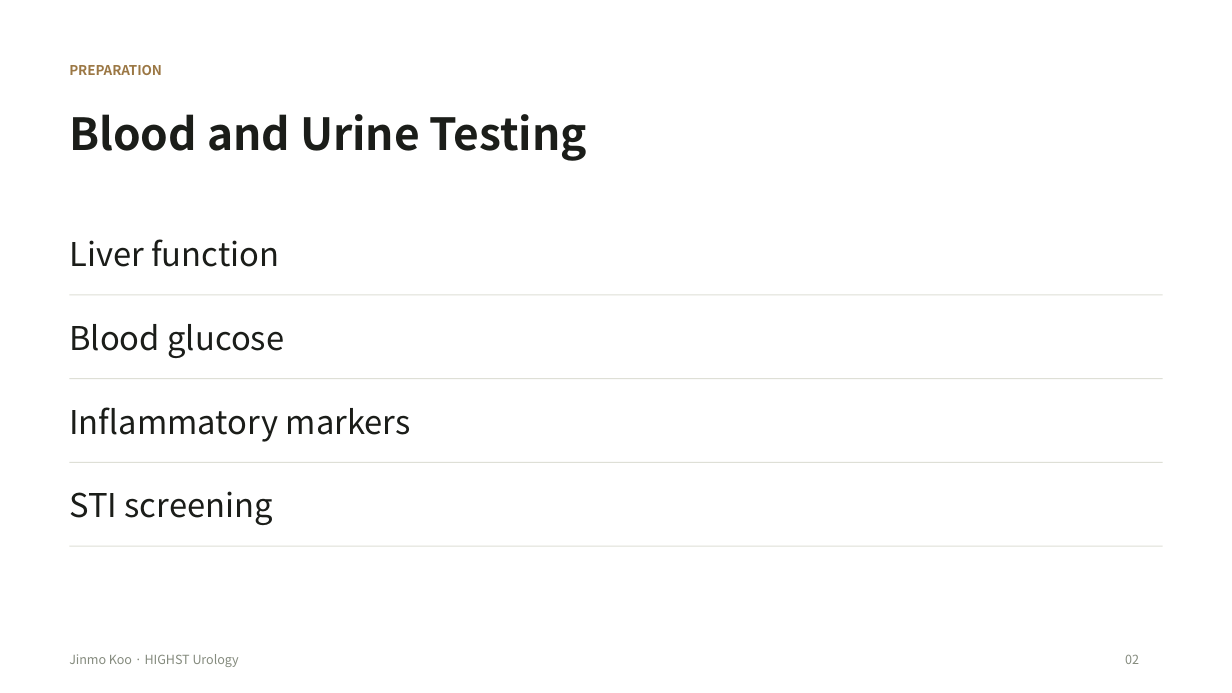
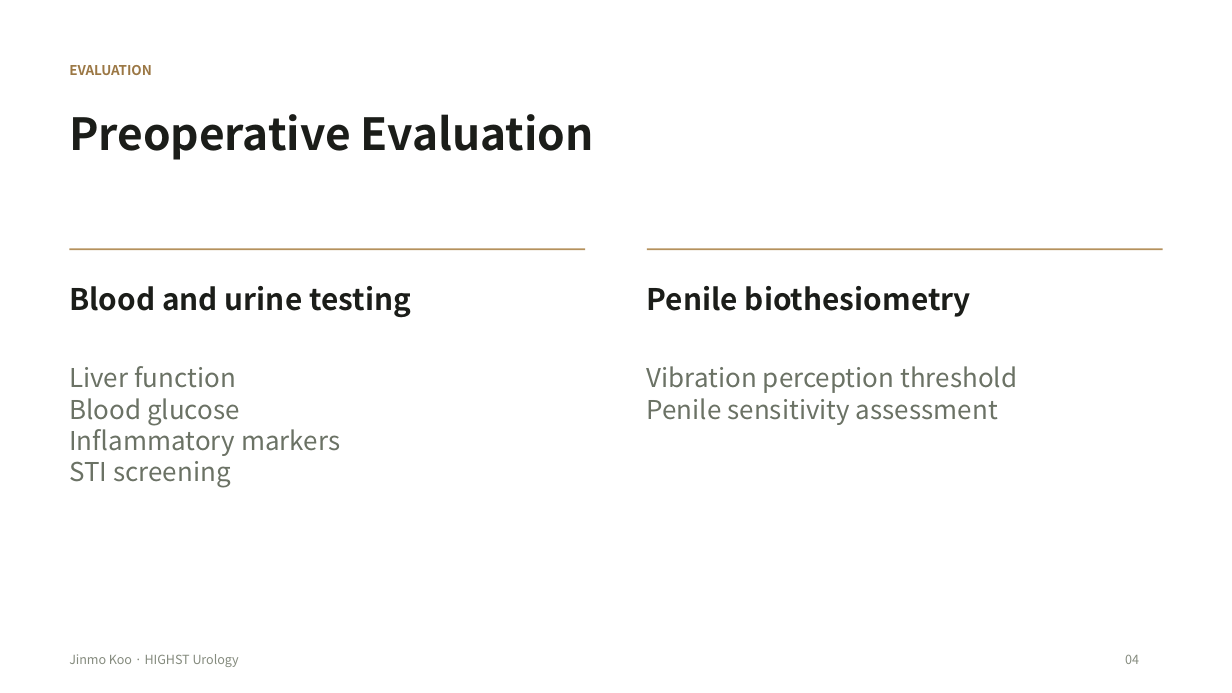
Before and after one commit to notoow/vietnam-urology-webinar, a slide deck: slide 4 of downloads/highst-perioperative-webinar.pptx (slide 2 before the commit). Drawn at 1232x693 pixels with LibreOffice and Linux fonts; fonts in the diff are those of the drawing. Boxes give left, top, right and bottom in pixels: in the first picture for what was removed or moved away, otherwise in the second. Text is boxed around its words. In the diff, an @@ line names an element or a change of style, - is before the commit and + after.

```diff
--- a/downloads/highst-perioperative-webinar.pptx
+++ b/downloads/highst-perioperative-webinar.pptx
@@ text at (69,65,152,75): text changed @@
-PREPARATION
+EVALUATION
@@ text added at (69,114,594,160), 34.5 pt, text #1B1D19, bold @@
+Preoperative Evaluation
@@ text removed at (69,239,279,267) @@
-Liver function
@@ rectangle added at (69,249,585,250), fill #B5915D @@
@@ rectangle added at (647,249,1163,250), fill #B5915D @@
@@ text at (69,286,411,318): text changed; size 34.5 to 23.2 pt @@
-Blood and Urine Testing
+Blood and urine testing
@@ rectangle removed at (69,295,1163,296) @@
@@ text added at (647,286,971,317), 23.2 pt, text #1B1D19, bold @@
+Penile biothesiometry
@@ text removed at (69,324,284,358) @@
-Blood glucose
@@ rectangle removed at (69,378,1163,379) @@
@@ text added at (69,366,340,488), 20.2 pt, text #6B7265 @@
+Liver function
+Blood glucose
+Inflammatory markers
+STI screening
@@ text added at (647,366,1017,425), 20.2 pt, text #6B7265 @@
+Vibration perception threshold
+Penile sensitivity assessment
@@ text removed at (69,407,411,442) @@
-Inflammatory markers
@@ rectangle removed at (69,462,1163,463) @@
@@ text removed at (69,491,273,525) @@
-STI screening
@@ rectangle removed at (69,546,1163,547) @@
@@ text at (1125,654,1139,664): text changed @@
-02
+04
```
Also in this commit, not shown: 4 other slides changed, 8 slides added, 2 slides removed, 8 other files.
